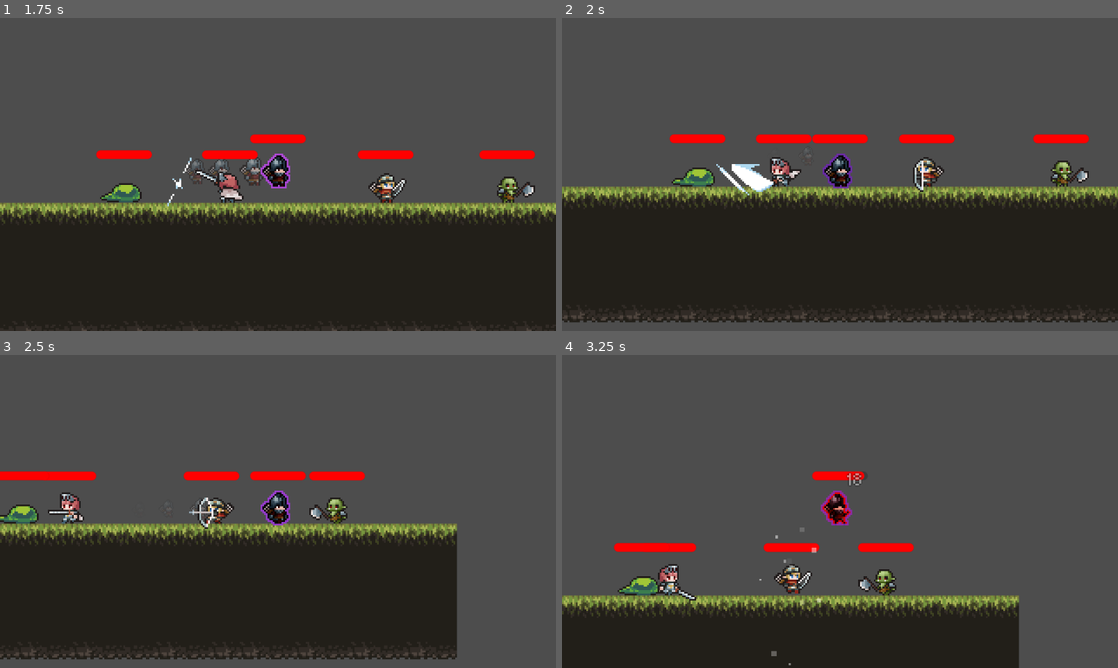
Above: before the commit, frames 1-4 (two rows, left to right).
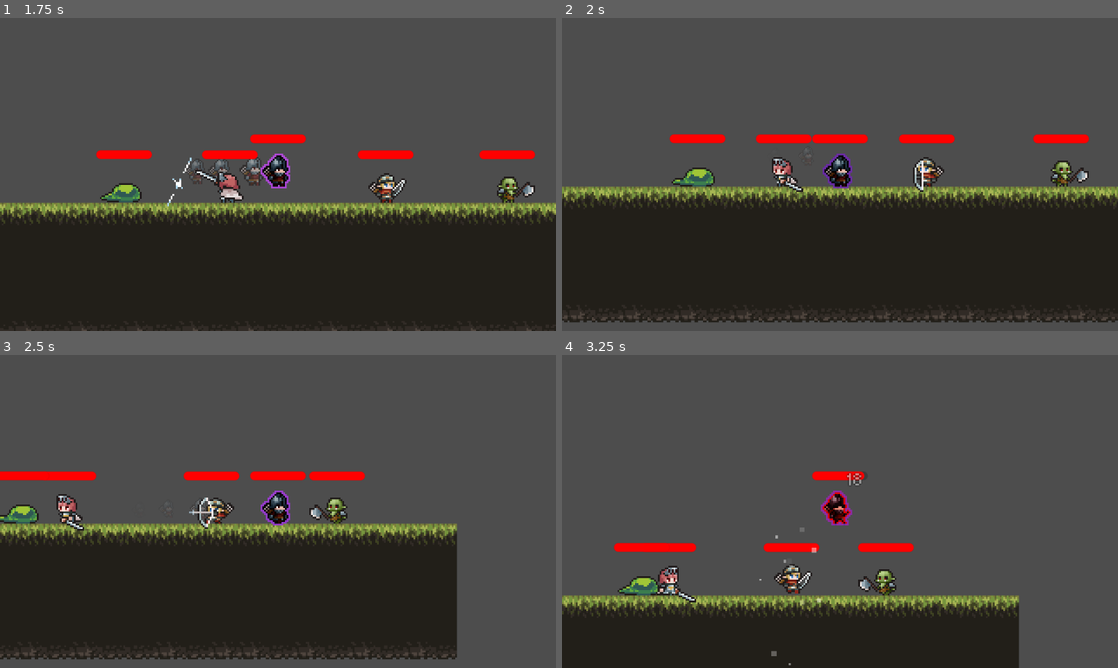
Above: after the commit, the same moments.

Repository: chenyuhang8563/Soul-Hunter
Game: Godot game, scene res://Scenes/test.tscn
The game is run twice, just before and just after one commit, with the same random seed, the same clock (stepped at 60 frames per second) and the same inputs. This scene is started directly instead of the project's main scene.
Inputs (mouse positions are in pixels of both pictures, inside the frame that each line leads up to):
- Up to frame 1 (1.75 s): tap Enter (ui_accept) at 0.5, 0.77, 1.52 s; move the mouse to (400, 158) at 0.52 s; hold Right (ui_right) 0.53-1.28 s; tap Shift (dash) at 0.6, 1.55 s; click (400, 158) at 0.67 s; tap R (detach) at 0.8, 1.35 s; move the mouse to (166, 190) at 1.27 s; hold Down (ui_down) from 1.28 s (still down)
- Up to frame 2 (2 s): keep holding Down (ui_down)
- Up to frame 3 (2.5 s): move the mouse to (333, 442) at 2.02 s; release Down (ui_down) at 2.03 s; hold Right (ui_right) from 2.03 s (still down); tap Shift (dash) at 2.1 s; tap R (detach) at 2.3 s
- Up to frame 4 (3.25 s): move the mouse to (812, 574) at 2.77 s; release Right (ui_right) at 2.78 s; hold Up (ui_up) from 2.78 s (still down); tap R (detach) at 2.85 s; click (812, 574) at 2.92 s; tap Enter (ui_accept) at 3.02 s; tap Shift (dash) at 3.05 s

Frame 1 is identical in both runs. In frame 2, 0.8% of the frame differs, in the area x 27-44%, y 44-57%; in frame 3, 0.4%; in frame 4, 0.3%.

Commit message:
feat: add posture stun debuff

Diff:
--- /dev/null
+++ b/Character/Common/Buffs/stunned_buff.gd
@@ -0,0 +1,35 @@
+extends "res://Character/Common/Buffs/buff_effect.gd"
+class_name StunnedBuff
+
+const BuffIconScene := preload("res://Scenes/UI/buff_icon.tscn")
+const StunnedTexture := preload("res://Assets/Sprites/UI/Buffs/stunned.png")
+
+
+func _init() -> void:
+	buff_id = &"stunned"
+	stack_key = &"stunned"
+	display_name = "Stunned"
+	stack_policy = StackPolicy.RESET_DURATION
+	max_stacks = 1
+	setup_duration(3.0)
+
+
+func on_applied(context) -> void:
+	if context == null or context.owner == null:
+		return
+	if context.owner.has_method("set_stunned"):
+		context.owner.set_stunned(true)
+
+
+func on_removed(context) -> void:
+	if context == null or context.owner == null:
+		return
+	if context.owner.has_method("set_stunned"):
+		context.owner.set_stunned(false)
+
+
+func create_icon_instance() -> Node2D:
+	var icon = BuffIconScene.instantiate() as Node2D
+	if icon != null and icon.has_method("set_icon_texture"):
+		icon.set_icon_texture(StunnedTexture)
+	return icon
--- a/Character/Common/attack_module_base.gd
+++ b/Character/Common/attack_module_base.gd
@@ -42,6 +42,8 @@
 
 var parry_window_start := 0.30
 var parry_window_end := 0.40
+var clash_attacker_posture_ratio := 0.2
+var clash_defender_posture_ratio := 0.4
 var _forced_critical_hit_result := -1
 
 func setup(
--- a/Character/Common/character.gd
+++ b/Character/Common/character.gd
@@ -85,6 +85,7 @@
 var run_modifier_controller: RunModifierController = null
 var is_dead := false
 var is_hurt_playing := false
+var is_stunned := false
 var ui_presenter = null
 var _ui_presenter_initialized := false
 var spawn_position := Vector2.ZERO
@@ -494,7 +495,13 @@
 
 func add_posture(amount: float) -> void:
 	if lifecycle_state != null:
-		lifecycle_state.add_posture(amount)
+		var resolved_amount := amount
+		if attack_module != null:
+			if is_equal_approx(amount, 20.0):
+				resolved_amount = max_posture * float(attack_module.get("clash_attacker_posture_ratio"))
+			elif is_equal_approx(amount, 40.0):
+				resolved_amount = max_posture * float(attack_module.get("clash_defender_posture_ratio"))
+		lifecycle_state.add_posture(resolved_amount)
 
 func is_posture_broken() -> bool:
 	return current_posture >= max_posture
@@ -751,6 +758,8 @@
 		buff_controller.update(delta)
 	if is_dead:
 		return
+	if animation_tree != null and not animation_tree.active and not is_action_locked():
+		_restore_animation_tree()
 	if lifecycle_state != null:
 		lifecycle_state.process(delta)
 
@@ -764,7 +773,7 @@
 	return control_state.apply_dash_physics(delta)
 
 func can_start_dash() -> bool:
-	if not dash_enabled or not is_player_controlled or is_dead or is_hurt_playing:
+	if not dash_enabled or not is_player_controlled or is_dead or is_action_locked():
 		return false
 	if dash_time_left > 0.0 or dash_cooldown_left > 0.0:
 		return false
@@ -869,6 +878,49 @@
 	if control_state == null:
 		return false
 	return control_state.is_player_input_blocked()
+
+func is_action_locked() -> bool:
+	return is_hurt_playing or is_stunned
+
+func set_stunned(active: bool) -> void:
+	if active:
+		if dash_time_left > 0.0 or dash_velocity != Vector2.ZERO:
+			finish_dash()
+		if attack_module != null and attack_module.has_method("force_stop"):
+			attack_module.force_stop()
+		if ai_module != null:
+			if ai_module.has_method("interrupt_attack"):
+				ai_module.interrupt_attack()
+			elif ai_module.has_method("force_stop"):
+				ai_module.force_stop()
+		is_stunned = true
+		_set_locomotion_conditions(0.0)
+		velocity.x = 0.0
+		knockback_velocity = 0.0
+		_apply_stunned_pose()
+		return
+	if not is_stunned:
+		return
+	is_stunned = false
+	_restore_animation_tree()
+	call_deferred("_restore_animation_tree")
+	_set_locomotion_conditions(0.0)
+
+func _apply_stunned_pose() -> void:
+	if animation_tree != null:
+		animation_tree.active = false
+	if animation_player == null or not animation_player.has_animation(ANIM_HURT):
+		return
+	animation_player.play(ANIM_HURT)
+	animation_player.seek(0.0, true)
+	animation_player.pause()
+
+func _restore_animation_tree() -> void:
+	if animation_tree == null or is_dead:
+		return
+	animation_tree.active = false
+	animation_tree.active = true
+	animation_tree.advance(0.0)
 
 func _ensure_hint_icon(current_icon: Node2D, texture: Texture2D) -> Node2D:
 	if current_icon == null:
--- a/Character/Common/character_control_state.gd
+++ b/Character/Common/character_control_state.gd
@@ -45,7 +45,7 @@
 	return null
 
 func is_player_input_blocked() -> bool:
-	return owner.is_dead or DialogueManager.is_dialogue_active()
+	return owner.is_dead or owner.is_stunned or DialogueManager.is_dialogue_active()
 
 func try_manual_detach(delta: float) -> void:
 	if not owner.is_player_controlled or owner.is_dead or is_player_input_blocked():
--- a/Character/Common/character_lifecycle.gd
+++ b/Character/Common/character_lifecycle.gd
@@ -1,5 +1,7 @@
 class_name CharacterLifecycle
 extends RefCounted
+
+const StunnedBuffScript := preload("res://Character/Common/Buffs/stunned_buff.gd")
 
 var owner
 var _hazard_check_timer := 0.0
@@ -29,6 +31,14 @@
 	owner.current_posture = minf(owner.max_posture, owner.current_posture + amount)
 	owner.time_since_last_posture_increase = 0.0
 	owner._get_ui_presenter().update_posture(owner.current_posture, owner.max_posture)
+	if owner.current_posture < owner.max_posture:
+		return
+	if owner.buff_controller == null or owner.is_stunned:
+		return
+	if owner.buff_controller.has_buff(&"stunned"):
+		return
+	if owner.has_method("add_buff"):
+		owner.add_buff(StunnedBuffScript.new())
 
 func heal(amount: float) -> void:
 	owner.health.heal(amount)
@@ -49,6 +59,9 @@
 		owner.knockback_velocity = direction * owner.KNOCKBACK_VELOCITY
 	else:
 		owner.knockback_velocity = 0.0
+	if owner.is_stunned:
+		owner.set_stunned(true)
+		return
 	if owner.animation_player == null or not owner.animation_player.has_animation(owner.ANIM_HURT):
 		return
 	owner.is_hurt_playing = true
--- a/Character/Common/character_motion_driver.gd
+++ b/Character/Common/character_motion_driver.gd
@@ -23,8 +23,11 @@
 		owner.move_and_slide()
 		return
 	owner.apply_common_gravity(delta)
-	if owner.is_hurt_playing:
-		owner.apply_knockback_physics(delta)
+	if owner.is_action_locked():
+		if owner.is_hurt_playing:
+			owner.apply_knockback_physics(delta)
+		else:
+			owner.velocity.x = 0.0
 		owner.move_and_slide()
 		return
 	if owner.is_player_controlled:
--- /dev/null
+++ b/Scenes/test.gd
@@ -0,0 +1,16 @@
+extends Node2D
+
+const CHARACTER_NAMES := [&"Soldier", &"Swordsman", &"Orc", &"Archer", &"Slime"]
+
+
+func _ready() -> void:
+	await get_tree().process_frame
+	for character_name in CHARACTER_NAMES:
+		var character := get_node_or_null(String(character_name))
+		if character == null:
+			continue
+		var attack_module = character.get("attack_module")
+		if attack_module == null:
+			continue
+		attack_module.set("clash_attacker_posture_ratio", 1.0)
+		attack_module.set("clash_defender_posture_ratio", 1.0)
--- a/Scenes/test.tscn
+++ b/Scenes/test.tscn
@@ -6,6 +6,7 @@
 [ext_resource type="PackedScene" uid="uid://ehwbvthv2sps" path="res://Character/Swordsman/swordsman.tscn" id="4_ys1qc"]
 [ext_resource type="PackedScene" uid="uid://dlll1sp3vdsb2" path="res://Character/Archer/archer.tscn" id="5_35xla"]
 [ext_resource type="PackedScene" uid="uid://ys25otk3sp5k" path="res://Character/Slime/slime.tscn" id="6_i3aeo"]
+[ext_resource type="Script" path="res://Scenes/test.gd" id="7_f4j1w"]
 
 [sub_resource type="TileSetAtlasSource" id="TileSetAtlasSource_8od7v"]
 texture = ExtResource("1_lc1oi")
@@ -1143,6 +1144,7 @@
 sources/0 = SubResource("TileSetAtlasSource_8od7v")
 
 [node name="test" type="Node2D" unique_id=1561943249]
+script = ExtResource("7_f4j1w")
 
 [node name="TileMapLayer" type="TileMapLayer" parent="." unique_id=1619883683]
 tile_map_data = PackedByteArray("AAAAAAgAAAAAAAIAAAAAAAkAAAAAAAMAAAAAAAoAAAAAAAUAAAABAAgAAAACAAMAAAABAAkAAAACAAMAAAABAA …(2080 unchanged characters)…
--- /dev/null
+++ b/tests/test_character_posture_stun.gd
@@ -0,0 +1,42 @@
+extends GutTest
+
+const SwordsmanScene := preload("res://Character/Swordsman/swordsman.tscn")
+
+
+func before_each() -> void:
+	Engine.time_scale = 1.0
+	get_tree().paused = false
+
+
+func after_each() -> void:
+	Engine.time_scale = 1.0
+	get_tree().paused = false
+
+
+func test_max_posture_applies_stunned_and_recovers_after_three_seconds() -> void:
+	var character = add_child_autofree(SwordsmanScene.instantiate())
+	await get_tree().process_frame
+
+	character.add_posture(character.max_posture)
+
+	assert_true(
+		character.buff_controller != null and character.buff_controller.has_buff(&"stunned"),
+		"Reaching max posture should apply the stunned buff."
+	)
+	assert_eq(character.get("is_stunned"), true, "Reaching max posture should mark the character as stunned.")
+	assert_eq(character.is_action_locked(), true, "Stunned characters should be action locked.")
+	assert_false(
+		character.animation_tree == null or character.animation_tree.active,
+		"Stunned characters should disable the animation tree and hold on the hurt pose."
+	)
+
+	await get_tree().create_timer(3.1, true, false, true).timeout
+	await get_tree().process_frame
+	await get_tree().process_frame
+
+	assert_false(
+		character.buff_controller != null and character.buff_controller.has_buff(&"stunned"),
+		"Stunned should expire after 3 seconds."
+	)
+	assert_eq(character.get("is_stunned"), false, "Characters should leave the stunned state once the buff expires.")
+	assert_eq(character.is_action_locked(), false, "Characters should recover control once stunned expires.")
--- /dev/null
+++ b/tests/test_test_scene_stun_setup.gd
@@ -0,0 +1,21 @@
+extends GutTest
+
+const TestScene := preload("res://Scenes/test.tscn")
+const CHARACTER_NAMES := [&"Soldier", &"Swordsman", &"Orc", &"Archer", &"Slime"]
+
+
+func test_test_scene_sets_all_clash_posture_ratios_to_one() -> void:
+	var scene = add_child_autofree(TestScene.instantiate())
+	await get_tree().process_frame
+
+	for character_name in CHARACTER_NAMES:
+		var character = scene.get_node(String(character_name))
+		assert_not_null(character.attack_module, "%s should initialize its attack module in the test scene." % String(character_name))
+		assert_true(
+			character.attack_module.get("clash_attacker_posture_ratio") == 1.0,
+			"%s should fill the attacker's posture on a single clash." % String(character_name)
+		)
+		assert_true(
+			character.attack_module.get("clash_defender_posture_ratio") == 1.0,
+			"%s should fill the defender's posture on a single clash." % String(character_name)
+		)
Binary file added: Assets/Sprites/UI/Buffs/stunned.png
Not shown, added: Assets/Sprites/UI/Buffs/stunned.png.import
Not shown, added: Character/Common/Buffs/stunned_buff.gd.uid
Not shown, added: Scenes/test.gd.uid
